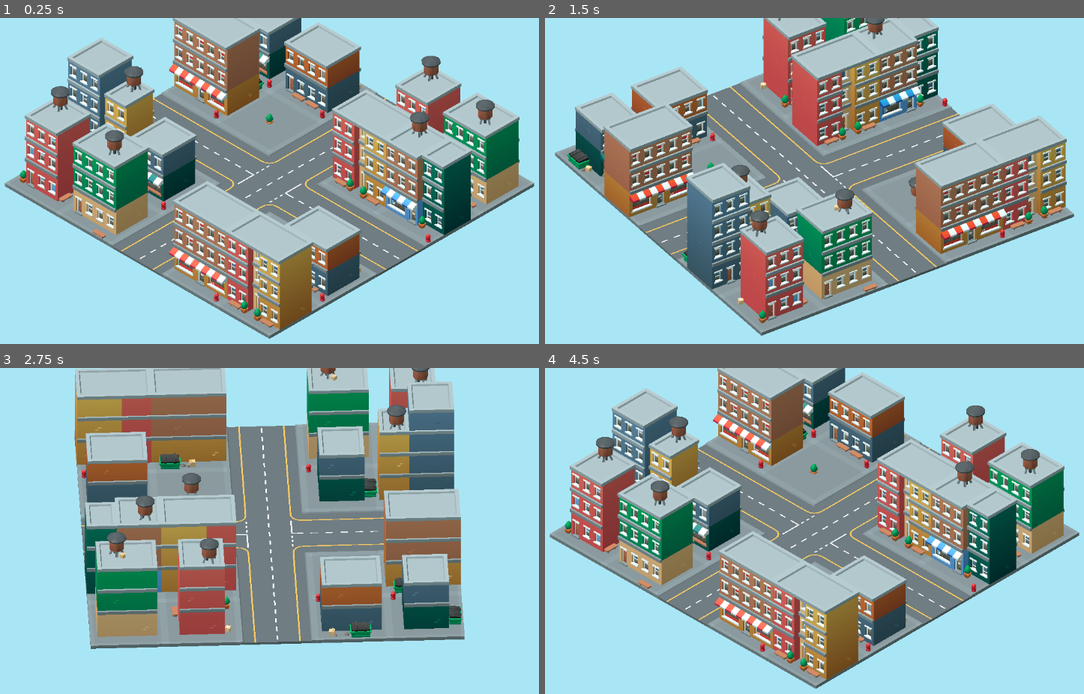
Above: before the commit, frames 1-4 (two rows, left to right).
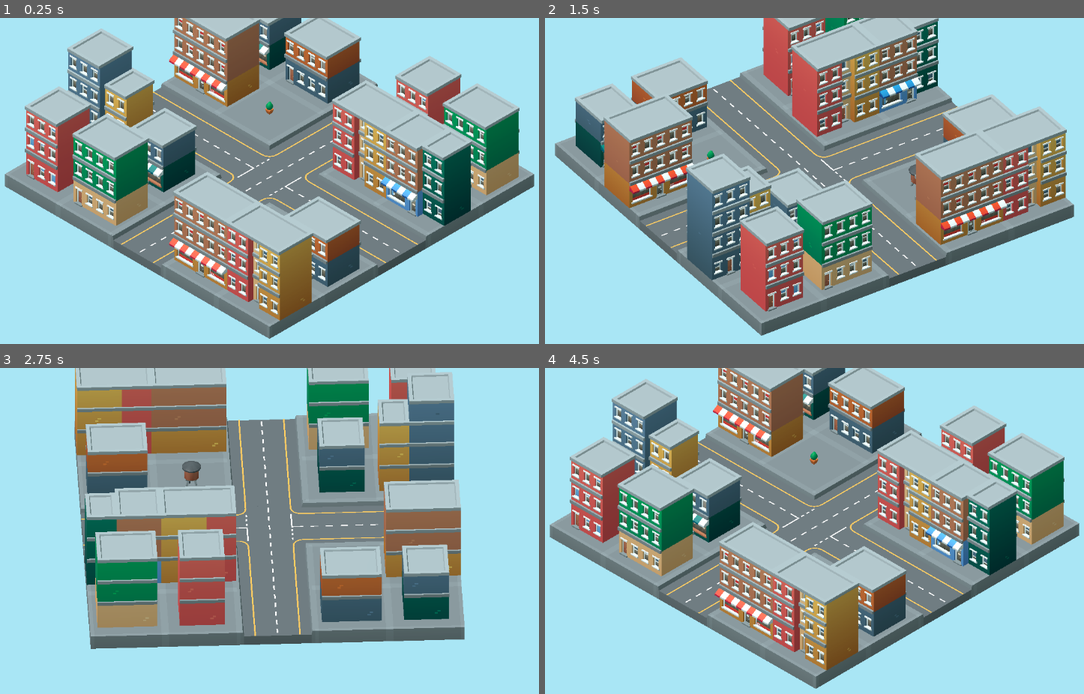
Above: after the commit, the same moments.

Repository: amkamz/timestabletradies
Game: Godot game, scene res://scenes/city/city_editor.tscn
Two runs of this game, one before a commit and one after it. Both use one fixed random seed, a clock stepped at 60 frames per second and the inputs below.
Inputs (mouse positions are in pixels of both pictures, inside the frame that each line leads up to):
- Up to frame 1 (0.25 s): no input
- Up to frame 2 (1.5 s): tap Enter at 0.5 s; move the mouse to (943, 167) at 0.52 s; click (943, 167) at 0.67 s; tap Space at 1.25 s; drag from (695, 203) to (782, 252) at 1.27 s
- Up to frame 3 (2.75 s): move the mouse to (328, 462) at 2.02 s; click (328, 462) at 2.17 s
- Up to frame 4 (4.5 s): drag from (782, 602) to (636, 485) at 2.77 s; move the mouse to (992, 586) at 3.52 s; click (992, 586) at 3.67 s; drag from (636, 485) to (722, 452) at 4.27 s

The runs differ from the first frame. In frame 1, 33% of the frame differs, in the area x 0-100%, y 0-98%; in frame 2, 30%; in frame 3, 24%; in frame 4, 33%.

Commit message:
Build placement, thicker tiles and pinch to zoom
**Placement.** Tap a block, then tap a square. That is the primary route and
the only one a screen reader or a switch device can take — a drag onto the city
can be added later *on top of* it, never instead of it. A square with something
on it can be turned or cleared; tapping the chosen block again puts it back, so
a child who changed their mind is not stuck holding it.

All of it is Compose. `CityLayout` is an immutable list of what stands where,
edited on this side and pushed to the engine as a whole city — the engine
reports *which* square was touched and draws the result, and decides nothing.
That is the same rule as everywhere else: a decision made inside a Godot
surface cannot be reached without sight.

**Tiles have height.** Flat tiles made the town look like paper on a table. The
slabs are stretched to a fifth of a cell, which turns each square into a block
— and because a slab is a flat-topped box, only the side the eye sees changes.
Buildings now use the pack's `_withoutBase` variants and stand on that tile,
which is what those variants are for: they are authored starting at Y = 0.1,
expecting a base beneath them. Stacking a building's own slab on a thickened
one would have been two floors in one cell.

**Pinch to zoom**, by the ratio between two fingers rather than the difference,
so the gesture feels the same whether the town fills the screen or sits small in
the middle. This needed real touch events — mouse-from-touch emulation collapses
every touch into one synthetic pointer, so a second finger never arrives. It is
off now; the mouse handlers stay for running the project on a laptop.

Also recorded in vision.md, and **not** built: the growth rule is wrong. It
takes the highest qualifying table today; it should take the longest unbroken
run, start at 1 × 1, and prompt at ×10 to fill in the nine tables in between.
Plus ghost roads at the edges for cars to arrive from, and the NPCs and traffic
to use them.

290 Godot checks, Kotlin clean. **Placement is unverified on hardware** — I
cleared app data to reset a saved layout and signed the device out with it.

Co-Authored-By: Claude Opus 5 <noreply@anthropic.com>

Diff:
--- a/godot/scripts/city/city_editor.gd
+++ b/godot/scripts/city/city_editor.gd
@@ -30,6 +30,12 @@
 
 
 func _ready() -> void:
+	# Pinch needs two real fingers, and mouse emulation collapses every touch
+	# into a single synthetic pointer — so the second finger would simply never
+	# arrive. Turning it off costs nothing: a laptop still has a real mouse, and
+	# the mouse handlers below stay for it.
+	Input.set_emulate_mouse_from_touch(false)
+
 	_build_environment()
 
 	view = CityViewScript.new()
@@ -157,36 +163,116 @@
 const TAP_SLOP := 12.0
 
 
+## Fingers currently down, by index. Pinch needs two, so they have to be tracked
+## rather than handled one event at a time.
+var _touches: Dictionary = {}
+var _pinch_distance := 0.0
+
+
 func _unhandled_input(event: InputEvent) -> void:
-	if event is InputEventMouseButton:
+	if event is InputEventScreenTouch:
+		_handle_touch(event)
+	elif event is InputEventScreenDrag:
+		_handle_drag(event)
+	elif event is InputEventMouseButton:
+		# Desktop only — a real mouse, for running the project on a laptop.
+		# Mouse-from-touch emulation is off (see `_ready`), so these never
+		# double up with the touch handlers above.
 		if event.button_index == MOUSE_BUTTON_LEFT:
 			if event.pressed:
-				_dragging = true
-				_press_position = event.position
-				_press_travelled = 0.0
+				_begin_press(event.position)
 			else:
-				_dragging = false
-				# A tap and the end of a drag arrive as the same event, so the
-				# distance travelled since the press is what tells them apart —
-				# the same touch-slop rule the rest of the app uses, so a tap
-				# never accidentally spins the town and a drag never
-				# accidentally selects a square.
-				if _press_travelled <= TAP_SLOP:
-					_report_touch_at(event.position)
-				else:
-					rig.release_drag()
+				_end_press(event.position)
 		elif event.button_index == MOUSE_BUTTON_WHEEL_UP:
 			rig.zoom_in()
 		elif event.button_index == MOUSE_BUTTON_WHEEL_DOWN:
 			rig.zoom_out()
 	elif event is InputEventMouseMotion and _dragging:
-		_press_travelled += event.relative.length()
-		if _press_travelled <= TAP_SLOP:
-			return
-		# `velocity` is the pointer's speed in pixels per second, which the
-		# engine already tracks — it is what lets the release tell a flick from
-		# a careful placement without this having to time anything itself.
-		rig.drag(event.relative, event.velocity)
+		_continue_press(event.relative, event.velocity)
+
+
+func _handle_touch(event: InputEventScreenTouch) -> void:
+	if event.pressed:
+		_touches[event.index] = event.position
+		if _touches.size() == 1:
+			_begin_press(event.position)
+		elif _touches.size() == 2:
+			# A second finger cancels whatever the first was doing. Without
+			# this, pinching also spins the town, because the two fingers rarely
+			# move by the same amount.
+			_dragging = false
+			_pinch_distance = _current_pinch_distance()
+	else:
+		var was_alone := _touches.size() == 1
+		_touches.erase(event.index)
+		if was_alone:
+			_end_press(event.position)
+		elif _touches.is_empty():
+			rig.release_drag()
+
+
+func _handle_drag(event: InputEventScreenDrag) -> void:
+	_touches[event.index] = event.position
+
+	if _touches.size() >= 2:
+		_apply_pinch()
+		return
+
+	if _dragging:
+		_continue_press(event.relative, event.velocity)
+
+
+## Zoom by how much the gap between two fingers changed.
+##
+## A ratio rather than a difference, so the gesture feels the same whether the
+## town is filling the screen or sitting small in the middle of it — moving your
+## fingers apart by an inch should always roughly double the size, not add a
+## fixed number of world units.
+func _apply_pinch() -> void:
+	var distance := _current_pinch_distance()
+	if _pinch_distance <= 0.0 or distance <= 0.0:
+		_pinch_distance = distance
+		return
+
+	rig.zoom_by_factor(distance / _pinch_distance)
+	_pinch_distance = distance
+
+
+func _current_pinch_distance() -> float:
+	var points: Array = _touches.values()
+	if points.size() < 2:
+		return 0.0
+	return points[0].distance_to(points[1])
+
+
+func _begin_press(position: Vector2) -> void:
+	_dragging = true
+	_press_position = position
+	_press_travelled = 0.0
+
+
+func _continue_press(relative: Vector2, velocity: Vector2) -> void:
+	_press_travelled += relative.length()
+	if _press_travelled <= TAP_SLOP:
+		return
+	# `velocity` is the pointer's speed in pixels per second, which the engine
+	# already tracks — it is what lets the release tell a flick from a careful
+	# placement without this having to time anything itself.
+	rig.drag(relative, velocity)
+
+
+func _end_press(position: Vector2) -> void:
+	if not _dragging:
+		return
+	_dragging = false
+	# A tap and the end of a drag arrive as the same event, so the distance
+	# travelled since the press is what tells them apart — the same touch-slop
+	# rule the rest of the app uses, so a tap never accidentally spins the town
+	# and a drag never accidentally selects a square.
+	if _press_travelled <= TAP_SLOP:
+		_report_touch_at(position)
+	else:
+		rig.release_drag()
 
 
 ## Turn a screen position into a square, and tell the shell about it.
--- a/godot/scripts/city/city_view.gd
+++ b/godot/scripts/city/city_view.gd
@@ -67,12 +67,53 @@
 	return scene
 
 
-## Categories that arrive with their own slab underneath them.
-##
-## Roads and buildings in this pack are modelled on a base — that is exactly
-## what the `_withoutBase` variants exist to opt out of. Props are not: a bush
-## is a bush, and it needs something to stand on.
-const SELF_BASING := ["road", "building", "ground"]
+## A sibling mesh of a manifest piece — `building_A` plus `_withoutBase`.
+##
+## Quiet when absent, unlike [method _load_mesh]. These are an optimisation the
+## pack happens to offer, not a promise it makes: a piece with no baseless
+## variant simply stands on the tile with its own slab, and warning about every
+## one of them would bury the warnings that matter.
+func _load_variant(key: String, suffix: String) -> PackedScene:
+	var cache_key := key + suffix
+	if _mesh_cache.has(cache_key):
+		return _mesh_cache[cache_key]
+
+	var base_path: String = manifest.mesh_path(key)
+	var path := base_path.replace(".gltf", suffix + ".gltf")
+	var scene: PackedScene = null
+	if path != base_path and ResourceLoader.exists(path):
+		scene = load(path)
+
+	_mesh_cache[cache_key] = scene
+	return scene
+
+
+## Categories that *are* the floor of their cell.
+##
+## Everything else stands on one. Buildings used to be in this list, because the
+## pack models them on their own slab — but that slab is exactly 0.1 thick and
+## cannot be made thicker without stretching the building on top of it, so they
+## now use the pack's `_withoutBase` variants and stand on a real tile like
+## everything else.
+const SELF_BASING := ["road", "ground"]
+
+## How thick the pack authors its base slabs.
+const PACK_BASE_THICKNESS := 0.1
+
+## How thick we want them.
+##
+## Flat tiles made the city look like paper laid on a table. A fifth of a cell
+## of height turns each square into a block, which reads as a thing built rather
+## than a thing printed — and it costs nothing, because the slab is already
+## geometry and only its scale changes.
+const TILE_HEIGHT := 0.4
+
+## What sits on top of a tile starts here.
+const TILE_TOP := TILE_HEIGHT
+
+## `_withoutBase` meshes are authored expecting a 0.1 slab beneath them, so they
+## are lifted by the difference rather than by the whole height.
+const BASELESS_LIFT := TILE_HEIGHT - PACK_BASE_THICKNESS
 
 
 ## Lay a ground tile under every cell that isn't already standing on one.
@@ -103,9 +144,19 @@
 				if SELF_BASING.has(category):
 					continue
 
-			var tile: Node3D = scene.instantiate()
-			tile.position = world_position(cell)
-			_ground_root.add_child(tile)
+			_ground_root.add_child(_base_tile(scene, cell))
+
+
+## A base slab, stretched to the height the city is built at.
+##
+## Scaling rather than a different mesh: the slab is a flat-topped box, so its
+## top surface stays exactly where it was and only the side the eye sees gets
+## taller.
+func _base_tile(scene: PackedScene, cell: Vector2i) -> Node3D:
+	var tile: Node3D = scene.instantiate()
+	tile.position = world_position(cell)
+	tile.scale = Vector3(1.0, TILE_HEIGHT / PACK_BASE_THICKNESS, 1.0)
+	return tile
 
 
 func render() -> void:
@@ -116,16 +167,34 @@
 
 	for entry in grid.to_dict()["pieces"]:
 		var key := str(entry["key"])
-		var scene := _load_mesh(key)
-		if scene == null:
-			continue
-
 		var anchor := Vector2i(int(entry["anchor"][0]), int(entry["anchor"][1]))
 		var footprint := Vector2i(int(entry["footprint"][0]), int(entry["footprint"][1]))
 		var steps := int(entry["rot"])
+		var is_floor := SELF_BASING.has(manifest.category_of(key))
+
+		var scene: PackedScene = null
+		var lift := 0.0
+
+		if is_floor:
+			# Roads *are* the floor, so they are stretched like the ground.
+			scene = _load_mesh(key)
+		else:
+			# Anything standing on a tile prefers the pack's baseless variant,
+			# so the cell has one slab under it rather than two stacked.
+			scene = _load_variant(key, "_withoutBase")
+			lift = BASELESS_LIFT
+			if scene == null:
+				scene = _load_mesh(key)
+				lift = TILE_TOP
+
+		if scene == null:
+			continue
 
 		var node: Node3D = scene.instantiate()
 		node.position = world_position(anchor, CityGridScript.rotated_footprint(footprint, steps))
+		node.position.y = lift
+		if is_floor:
+			node.scale = Vector3(1.0, TILE_HEIGHT / PACK_BASE_THICKNESS, 1.0)
 		# Rotation is about Y, in four 90° steps. The ground plane is XZ and the
 		# axis pointing up out of it is Y — see the note in `iso_camera.gd`.
 		node.rotation.y = deg_to_rad(-90.0 * steps)
Not shown, added: android/app/src/main/kotlin/com/timestabletradies/godot/CityLayout.kt
Not shown, changed: android/app/src/main/kotlin/com/timestabletradies/godot/CityState.kt
Not shown, changed: android/app/src/main/kotlin/com/timestabletradies/ui/TradiesApp.kt
Not shown, added: android/app/src/main/kotlin/com/timestabletradies/ui/house/BuildPanel.kt
Not shown, changed: android/app/src/main/kotlin/com/timestabletradies/ui/house/CityScreen.kt
Not shown, changed: docs/native/vision.md
